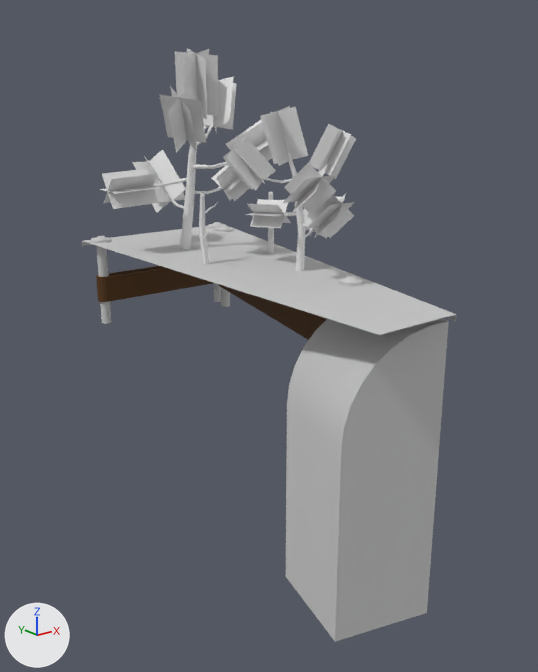
The FBX model Kalevala Pinball/Assets/Models/Mire Island.FBX, before and after one commit.
Before and after are seen from a 50 mm camera at (-0.382, -0.243, 0.085) aimed at (-0.231, -0.054, 0.009). The lights are fixed; the arrows at lower left show +X, +Y and +Z. Where no turn or scale is listed for an object, it has been applied to the vertices.

The first picture shows 'Cover', 'Kickout Hole', 'Mire Pine Branch007', 'Mire Pine Branch009', 'Mire Pine Trunk001', 'Pine Needles', 'Pine Needles001', 'Pine Needles002', 'Pine Needles003', 'Pine Needles004', 'Pine Needles005', 'Pine Needles006', 'Pine Needles007', 'Pine Needles008', 'Pine Needles009', 'Pine Needles010', 'Pine Needles011', 'Pine Needles012', 'Pine Needles013', 'Plastic Rail'.
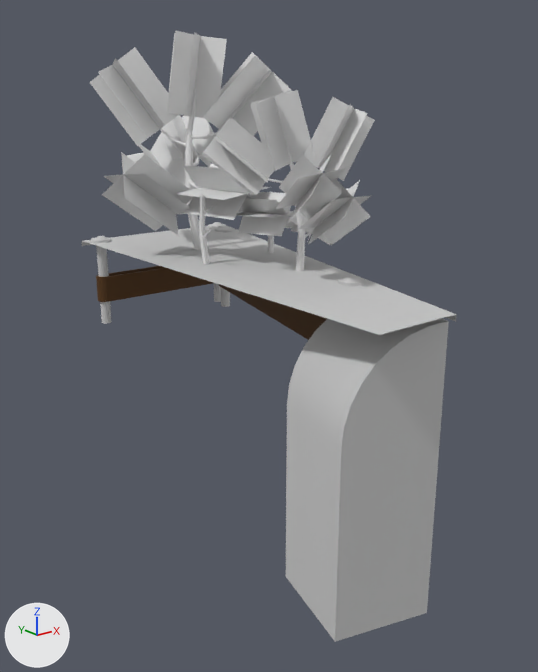
Commit message: Improved mire island model.

ob_mire_pine001 is not drawn itself; it is the parent of ob_pine_needles013, ob_pine_needles012, ob_pine_needles011, ob_pine_needles007, ob_mire_pine_trunk001, ob_pine_needles010, ob_mire_pine_branch008, ob_mire_pine_branch009.

Boxes (x1, y1, x2, y2) around the edits, measured in the pictures (538 x 672 px):
'Pine Needles011', moved, rescaled, turned
    before: (203, 76, 236, 133)
    after: (90, 47, 178, 146)
'Pine Needles012', moved, turned, rescaled
    before: (160, 85, 206, 153)
    after: (203, 52, 292, 136)
'Pine Needles007', moved, turned, rescaled
    before: (132, 150, 186, 212)
    after: (102, 152, 193, 236)
'Pine Needles013', moved, turned, rescaled
    before: (175, 49, 219, 120)
    after: (167, 31, 227, 118)
'Pine Needles009', moved, rescaled, turned
    before: (100, 169, 162, 209)
    after: (176, 164, 270, 220)
'Pine Needles004', moved, rescaled (50% wider, 52% taller)
    before: (309, 124, 356, 179)
    after: (304, 97, 375, 181)
'Pine Needles006', moved, rescaled (35% wider, 34% taller)
    before: (260, 106, 308, 166)
    after: (250, 90, 315, 171)
'Pine Needles005', moved, turned, rescaled
    before: (223, 138, 276, 191)
    after: (202, 117, 275, 196)
'Pine Needles003', turned, rescaled
    before: (283, 162, 337, 215)
    after: (275, 154, 346, 223)
'Pine Needles001', moved, turned, rescaled
    before: (306, 192, 355, 238)
    after: (297, 179, 372, 245)
'Pine Needles010', moved, rescaled, turned
    before: (226, 112, 272, 161)
    after: (162, 115, 215, 167)
'Pine Needles002', moved, turned, rescaled
    before: (245, 199, 292, 228)
    after: (237, 192, 298, 236)
'Pine Needles008', moved, turned, rescaled
    before: (212, 165, 250, 201)
    after: (127, 132, 195, 189)
'Mire Pine Trunk001', moved, turned, rescaled
    before: (180, 89, 198, 249)
    after: (185, 89, 201, 250)
'Pine Needles', moved, rescaled (49% wider, 30% taller)
    before: (303, 196, 341, 239)
    after: (291, 189, 348, 245)
'Mire Pine Branch007', moved, turned, rescaled
    before: (193, 162, 229, 169)
    after: (193, 152, 199, 166)
'Mire Pine Branch008', moved, turned, rescaled
    before: (149, 178, 187, 187)
    after: (188, 179, 213, 190)
'Mire Pine Branch009', moved, turned, rescaled
    before: (197, 116, 216, 145)
    after: (155, 123, 186, 147)
'Mire Pine Branch010', moved, turned, rescaled (not visible afterwards)
    before: (195, 178, 236, 194)
'Mire Pine Branch011', moved, turned, rescaled (not visible before)
    after: (191, 132, 218, 139)
'Mire Pine Branch006', moved, turned, rescaled
    before: (161, 182, 184, 209)
    after: (158, 200, 188, 214)

Edits to the bpy script that builds the scene:
```text
Change ob_pine_needles:
    ob_pine_needles.location: (1.433, 0.579, -0.624) -> (1.527, 0.613, -0.537)
    ob_pine_needles.scale: (1.8, 1.8, 1.8) -> (2.5, 2.5, 2.5)
Change ob_pine_needles013:
    ob_pine_needles013.location: (-0.555, 0.0551, 1.903) -> (-0.847, -0.168, 4.415)
    ob_pine_needles013.scale: (1.85, 1.85, 1.85) -> (2.5, 2.5, 2.5)
Change ob_pine_needles003:
    ob_pine_needles003.rotation_euler: (0.0703, -0.57, -1.708) -> (0.158, -0.554, -1.872)  # degrees (4, -33, -98) -> degrees (9.1, -32, -107)
    ob_pine_needles003.scale: (1.86, 1.86, 1.86) -> (2.5, 2.5, 2.5)
Change ob_pine_needles012:
    ob_pine_needles012.location: (-1.397, 0.685, 1.083) -> (-1.766, 0.645, 3.615)
    ob_pine_needles012.rotation_euler: (-0.986, -2.301, -0.446) -> (-0.868, -2.455, -0.609)  # degrees (-56, -132, -26) -> degrees (-50, -141, -35)
    ob_pine_needles012.scale: (1.66, 1.66, 1.66) -> (2.5, 2.5, 2.5)
Change ob_pine_needles011:
    ob_pine_needles011.location: (0.577, -0.841, 1.449) -> (0.48, -1.173, 4.14)
    ob_pine_needles011.scale: (1.66, 1.66, 1.66) -> (2.5, 2.5, 2.5)
Change ob_pine_needles007:
    ob_pine_needles007.location: (1.433, 0.579, -0.624) -> (1.282, 0.374, 1.812)
    ob_pine_needles007.rotation_euler: (0.0, -0.785, 0.349) -> (0.0, -0.716, 0.349)  # degrees (0, -45, 20) -> degrees (0, -41, 20)
    ob_pine_needles007.scale: (1.8, 1.8, 1.8) -> (2.5, 2.5, 2.5)
Change ob_mire_pine_trunk001:
    ob_mire_pine_trunk001.location: (0.291, 0.249, -2.341) -> (0.046, 0.01, 0.00782)
Change ob_pine_needles001:
    ob_pine_needles001.location: (0.0837, -1.343, -0.375) -> (0.0771, -1.487, -0.282)
    ob_pine_needles001.rotation_euler: (0.00744, -0.662, -1.607) -> (0.0133, -0.572, -1.616)  # degrees (0.4, -38, -92) -> degrees (0.8, -33, -93)
    ob_pine_needles001.scale: (1.67, 1.67, 1.67) -> (2.5, 2.5, 2.5)
Change ob_pine_needles010:
    ob_pine_needles010.location: (-0.906, -1.512, 0.485) -> (-1.162, -1.749, 2.832)
    ob_pine_needles010.scale: (1.86, 1.86, 1.86) -> (2.5, 2.5, 2.5)
Change ob_pine_needles002:
    ob_pine_needles002.location: (0.178, 1.695, -0.655) -> (0.154, 1.846, -0.662)
    ob_pine_needles002.rotation_euler: (-0.0147, 0.0509, 1.798) -> (-0.0182, 0.0498, 1.729)  # degrees (-0.8, 2.9, 103) -> degrees (-1, 2.9, 99)
    ob_pine_needles002.scale: (1.63, 1.63, 1.63) -> (2.5, 2.5, 2.5)
Change ob_mire_pine001:
    ob_mire_pine001.location: (-23.18, -1.335, 6.498) -> (-22.93, -1.21, 3.242)
    ob_mire_pine001.rotation_euler: (0.0, 0.0, 1.299) -> (0.045, 0.149, 3.043)  # degrees (0, 0, 74) -> degrees (2.6, 8.5, 174)
    ob_mire_pine001.scale: (1.36, 1.36, 1.36) -> (1.37, 1.37, 1.37)
Change ob_mire_pine_branch009:
    ob_mire_pine_branch009.location: (-0.024, -0.0323, 0.414) -> (-0.269, -0.272, 2.763)
Change ob_pine_needles004:
    ob_pine_needles004.location: (0.577, -0.841, 1.449) -> (0.725, -0.933, 1.792)
    ob_pine_needles004.scale: (1.66, 1.66, 1.66) -> (2.5, 2.5, 2.5)
Change ob_mire_pine_branch007:
    ob_mire_pine_branch007.location: (-0.0237, 0.0299, -0.137) -> (-0.269, -0.209, 2.212)
Change ob_pine_needles008:
    ob_pine_needles008.location: (0.0837, -1.343, -0.375) -> (-0.168, -1.727, 2.066)
    ob_pine_needles008.rotation_euler: (0.00744, -0.662, -1.607) -> (0.0133, -0.572, -1.616)  # degrees (0.4, -38, -92) -> degrees (0.8, -33, -93)
    ob_pine_needles008.scale: (1.67, 1.67, 1.67) -> (2.5, 2.5, 2.5)
Change ob_pine_needles006:
    ob_pine_needles006.location: (-0.555, 0.0551, 1.903) -> (-0.602, 0.0716, 2.067)
    ob_pine_needles006.scale: (1.85, 1.85, 1.85) -> (2.5, 2.5, 2.5)
Change ob_pine_needles009:
    ob_pine_needles009.location: (0.178, 1.695, -0.655) -> (-0.0909, 1.606, 1.686)
    ob_pine_needles009.scale: (1.63, 1.63, 1.63) -> (2.5, 2.5, 2.5)
Change ob_pine_needles005:
    ob_pine_needles005.location: (-1.397, 0.685, 1.083) -> (-1.521, 0.884, 1.267)
    ob_pine_needles005.rotation_euler: (-0.986, -2.301, -0.446) -> (-0.868, -2.455, -0.609)  # degrees (-56, -132, -26) -> degrees (-50, -141, -35)
    ob_pine_needles005.scale: (1.66, 1.66, 1.66) -> (2.5, 2.5, 2.5)
```
